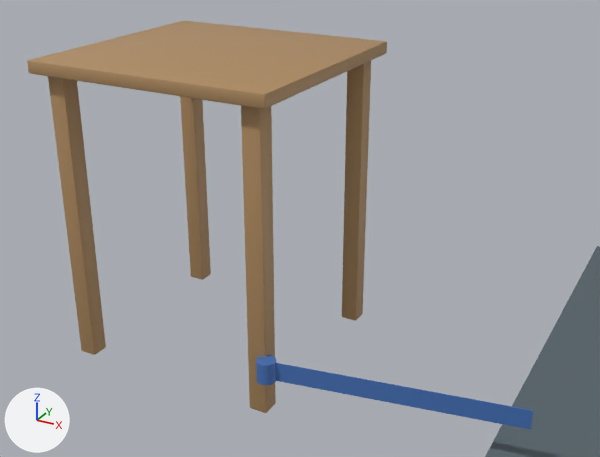
Renders of the glTF model app/modelos/b/inversion_banda.glb from each side of a commit.
Before and after are seen from a 50 mm camera at (0.03, -2.219, 1.129) aimed at (-0.81, -0.692, 0.365). Arrows for +X, +Y and +Z are at lower left; the lights stay in place. The picture after the commit comes second. Where no turn or scale is listed for an object, it has been applied to the vertices. Vertices at exactly the same position are counted once.

Names of what the first picture shows: 'banda_cinta', 'banda_nudo', 'esterilla', 'mesa'.
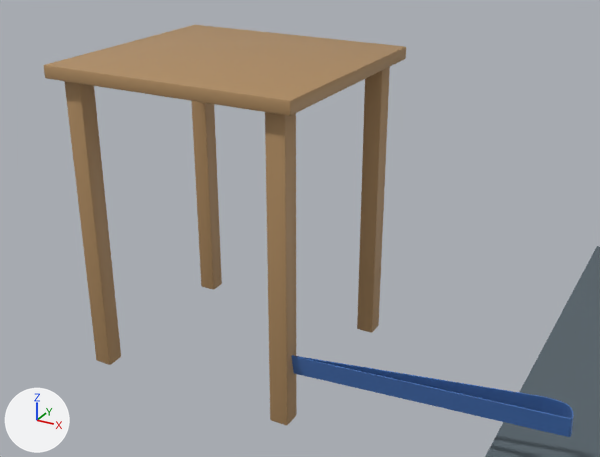
Location of each change, (x1, y1, x2, y2) in pixels of the pictures (600 x 457 px; the box of a moved part takes in the faces that stretch with it):
'mesa', reshaped: before (27, 21, 387, 413); after (44, 25, 406, 425)
'banda_cinta', reshaped (10% wider, 22% taller): before (275, 363, 533, 430); after (291, 355, 574, 437)
'banda_nudo', moved (not visible afterwards): before (256, 355, 276, 385)
part 3 of me_mesa, moved or reshaped: before (27, 21, 387, 109); after (44, 25, 406, 116)
part 4 of me_mesa, moved or reshaped: before (48, 76, 106, 355); after (64, 81, 121, 365)
part 5 of me_mesa, moved or reshaped: before (180, 96, 211, 280); after (191, 101, 222, 289)
part 6 of me_mesa, moved or reshaped: before (241, 106, 276, 413); after (265, 112, 297, 425)
part 7 of me_mesa, moved or reshaped: before (342, 61, 371, 321); after (357, 67, 390, 333)

Edits to the bpy script that builds the scene:
```text
Change me_banda:
    used by ob_banda_cinta; location = (0.0, 0.0, 0.0)
    remove me_banda.from_pydata(...)  # 100 vertices, 196 faces; spans x -0.772..-0.221, y -0.914..-0.812, z 0.101..0.146
    add me_banda.from_pydata(...)  # 184 vertices, 368 faces; spans x -0.74..-0.144, y -0.904..-0.783, z 0.116..0.172
    me_banda part 1: 100 vertices removed from x -0.772..-0.221, y -0.914..-0.812, z 0.101..0.146; 184 vertices added at x -0.74..-0.144, y -0.904..-0.783, z 0.116..0.172
Change me_banda_nudo:
    used by ob_banda_nudo; location = (0.0, 0.0, 0.0)
    remove me_banda_nudo.from_pydata(...)  # 24 vertices, 44 faces; spans x -0.7936..-0.7496, y -0.9348..-0.8908, z 0.0985..0.1485
    add me_banda_nudo.from_pydata(...)  # 24 vertices, 44 faces; spans x -0.7599..-0.7159, y -0.9212..-0.8772, z 0.1204..0.1704
    me_banda_nudo part 2: the whole mesh is moved by (0.0337, 0.0136, 0.022)
Change me_mesa:
    used by ob_mesa; location = (0.0, 0.0, 0.0)
    remove me_mesa.from_pydata(...)  # 280 vertices, 540 faces; spans x -1.352..-0.752, y -0.933..-0.363, z 0.0..0.74
    add me_mesa.from_pydata(...)  # 280 vertices, 540 faces; spans x -1.288..-0.688, y -0.949..-0.399, z 0.0..0.74
    me_mesa part 3: the loose piece of 56 vertices spanning x -1.352..-0.752, y -0.933..-0.363, z 0.71..0.74 is scaled about its middle by (1, 0.965, 1), then moved by (0.064, -0.026, 0.0)
    me_mesa part 4: the loose piece of 56 vertices spanning x -1.324..-1.279, y -0.905..-0.86, z 0.0..0.71 is moved by (0.064, -0.016, 0.0)
    me_mesa part 5: the loose piece of 56 vertices spanning x -1.324..-1.279, y -0.435..-0.39, z 0.0..0.71 is moved by (0.064, -0.036, 0.0)
    me_mesa part 6: the loose piece of 56 vertices spanning x -0.824..-0.779, y -0.905..-0.86, z 0.0..0.71 is moved by (0.064, -0.016, 0.0)
    me_mesa part 7: the loose piece of 56 vertices spanning x -0.824..-0.779, y -0.435..-0.39, z 0.0..0.71 is moved by (0.064, -0.036, 0.0)
```
